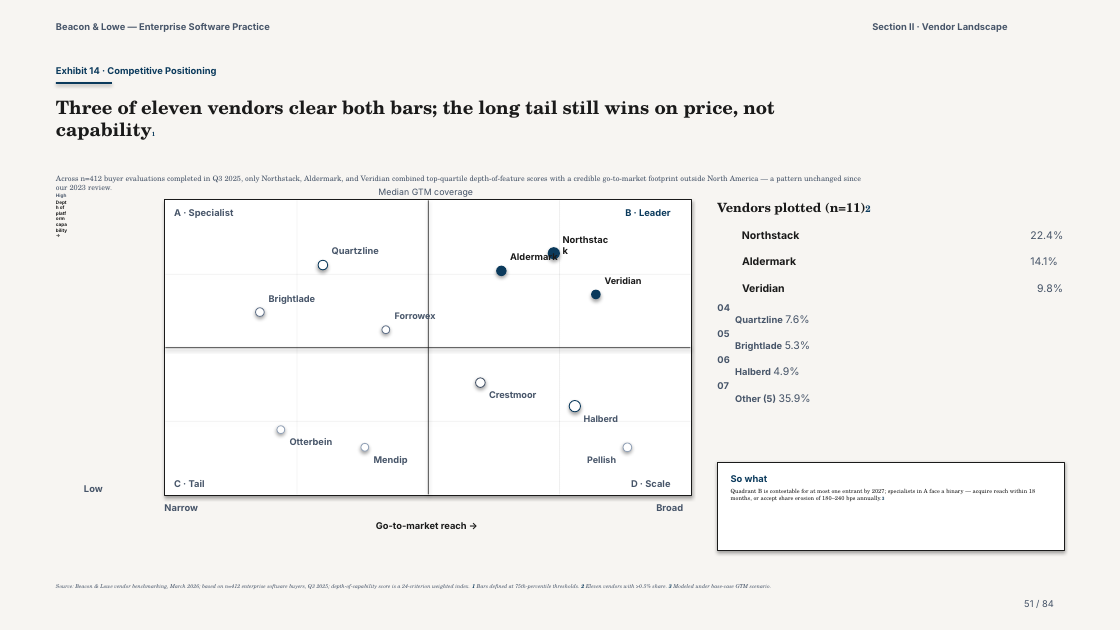
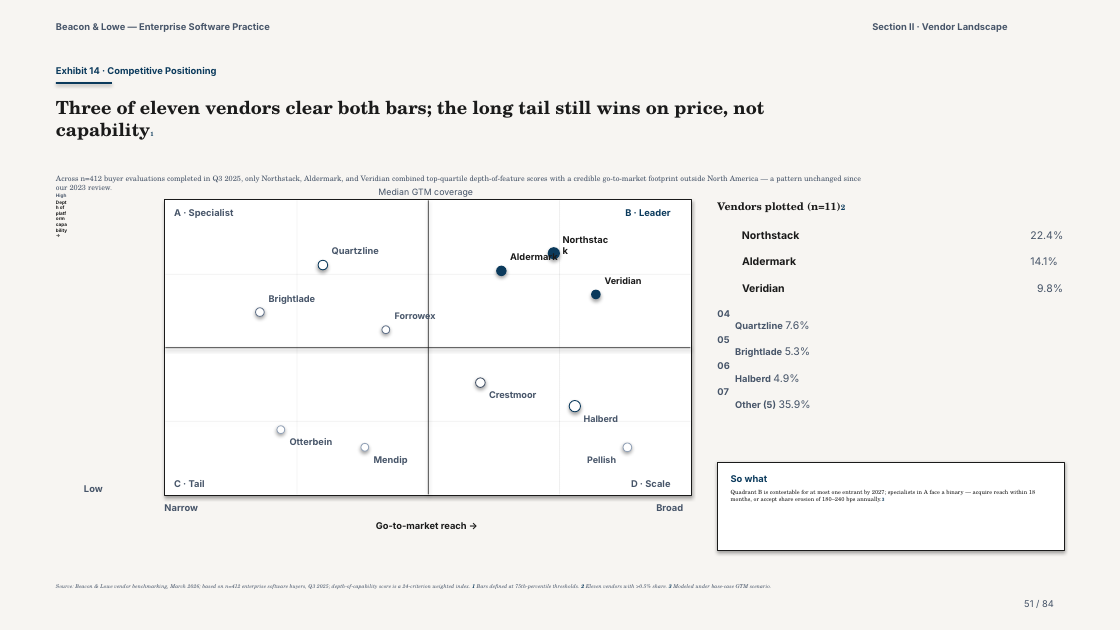
Before and after one commit to vamsiramakrishnan/pixelpitch, a slide deck: slide 36 of _bench/corpus/divergent-deck.pptx. Drawn at 1120x630 pixels with LibreOffice and Linux fonts; fonts in the diff are those of the drawing. Boxes give left, top, right and bottom in pixels: in the first picture for what was removed or moved away, otherwise in the second. Text is boxed around its words. In the diff, an @@ line names an element or a change of style, - is before the commit and + after.

```diff
--- a/_bench/corpus/divergent-deck.pptx
+++ b/_bench/corpus/divergent-deck.pptx
@@ text "Three of eleven vendors clear ..." at [56,100,764,118]: size 15.7 to 15.5 pt @@
@@ text "Vendors plotted (n=11)2" at [717,202,845,212]: size 10.9 to 9 pt; size 8 to 6.6 pt in "(n=11)2" @@
@@ text "04 Quartzline 7.6%": place and size @@
-text "04 Quartzline 7.6%" at [717,304,809,324]
+text "04 Quartzline 7.6%" at [717,310,809,330]
@@ text "05 Brightlade 5.3%": place and size @@
-text "05 Brightlade 5.3%" at [717,330,810,351]
+text "05 Brightlade 5.3%" at [717,336,810,357]
@@ text "06 Halberd 4.9%": place and size @@
-text "06 Halberd 4.9%" at [717,356,799,375]
+text "06 Halberd 4.9%" at [717,362,799,382]
@@ text "07 Other (5) 35.9%": place and size @@
-text "07 Other (5) 35.9%" at [717,382,811,403]
+text "07 Other (5) 35.9%" at [717,388,811,409]
```
Also in this commit, not shown: 32 other slides changed, 2 other files.
